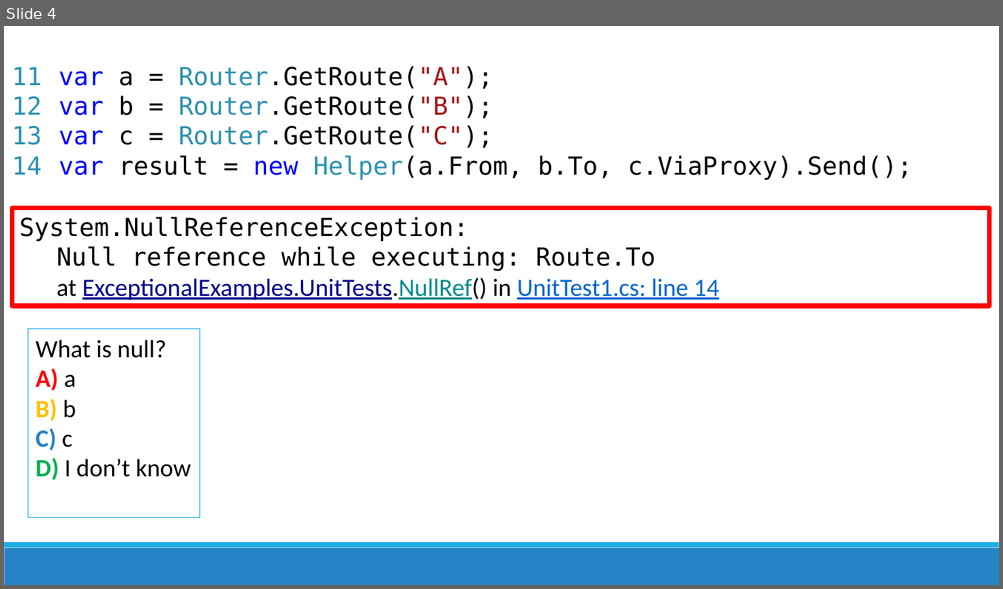
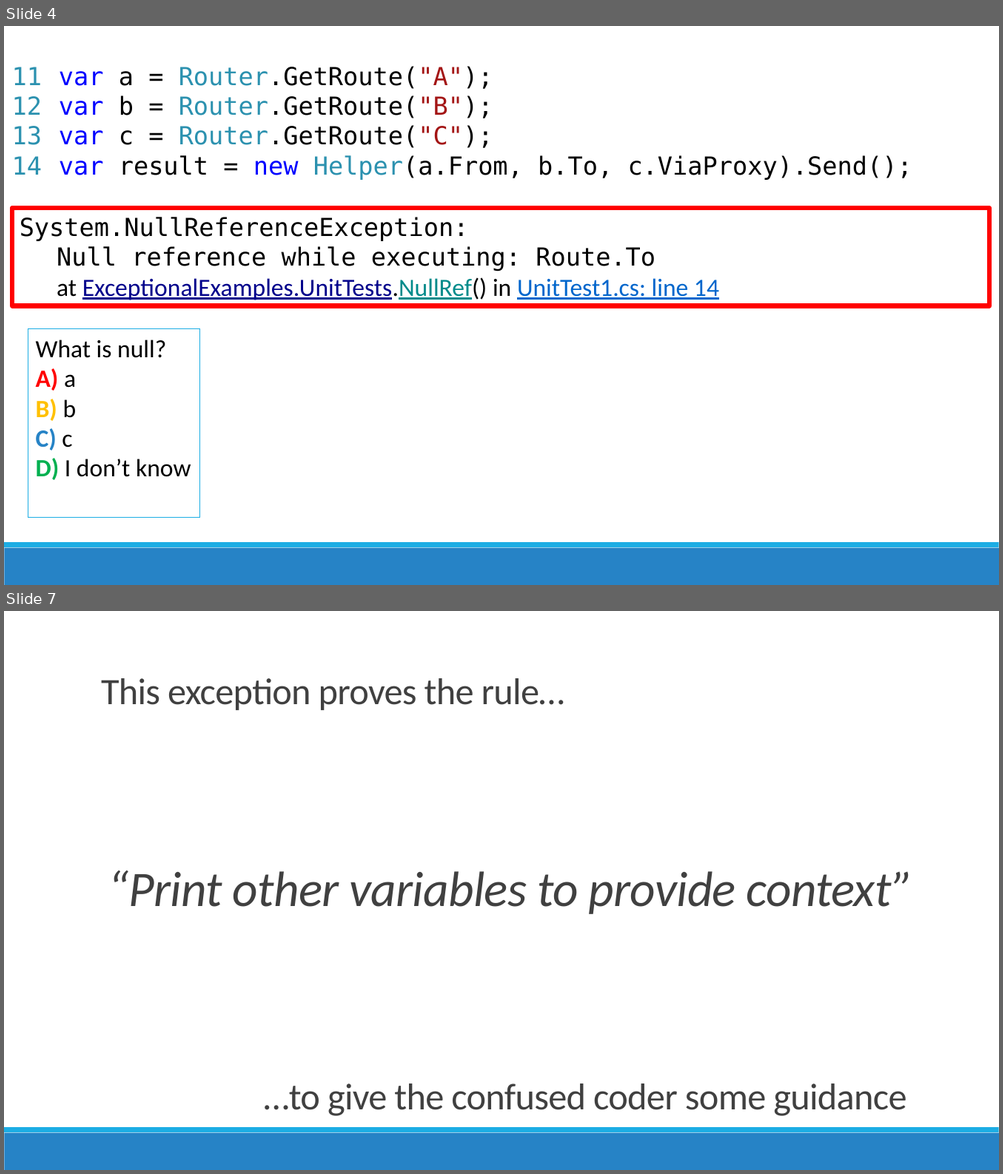
Before and after one commit to jamesrcounts/ExceptionalTalk, a slide deck: Talk.pptx. Shown one above the other, each under a label of ours: slide 4 before the commit, slides 4 and 7 after it; the slides between them are not shown. The pictures are 1003x589 and 1003x1174 pixels, drawn with LibreOffice and Linux fonts; fonts in the diff are those of the drawing. Boxes give left, top, right and bottom in pixels: in the first picture for what was removed or moved away, otherwise in the second. Text is boxed around its words. In the diff, an @@ line names an element or a change of style, - is before the commit and + after.

```diff
--- a/Talk.pptx
+++ b/Talk.pptx
@@ slide 7 added at [4, 611, 999, 1170], background #FFFFFF; not listed: 2 template elements that a slide beside it also shows @@
@@ title added at [101, 678, 565, 710], 36 pt, text #404040 @@
+This exception proves the rule…
@@ text added at [108, 871, 913, 914], 48 pt, text #404040, italic @@
+  “Print other variables to provide context”
@@ text added at [264, 1084, 906, 1116], 36 pt, text #404040 @@
+…to give the confused coder some guidance
```
Also in this commit, not shown: 2 slides changed, 2 other slides added.
